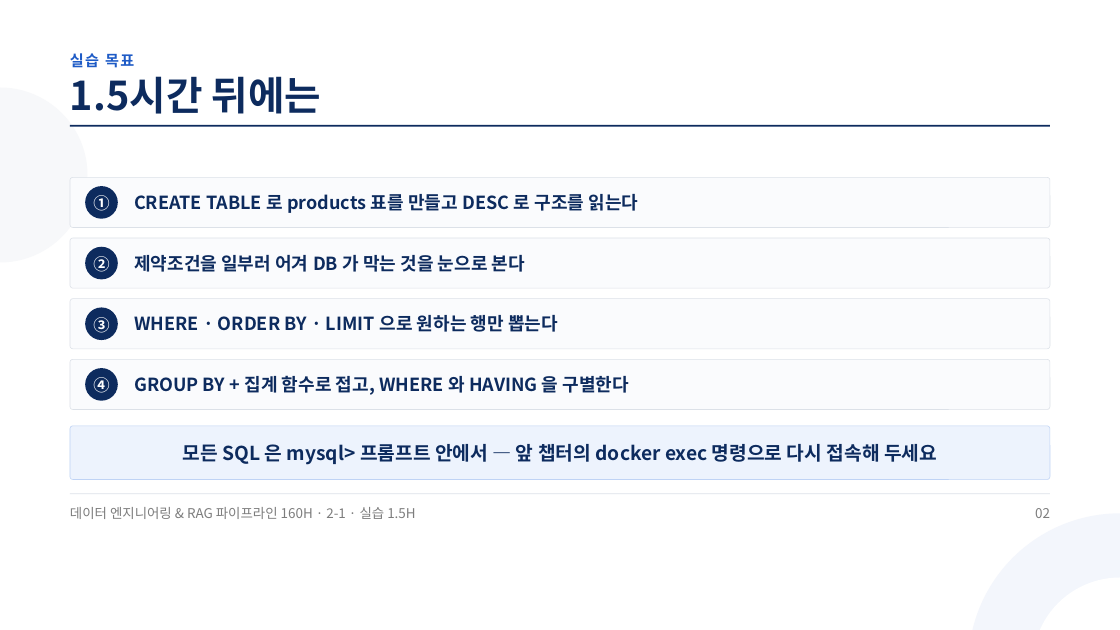
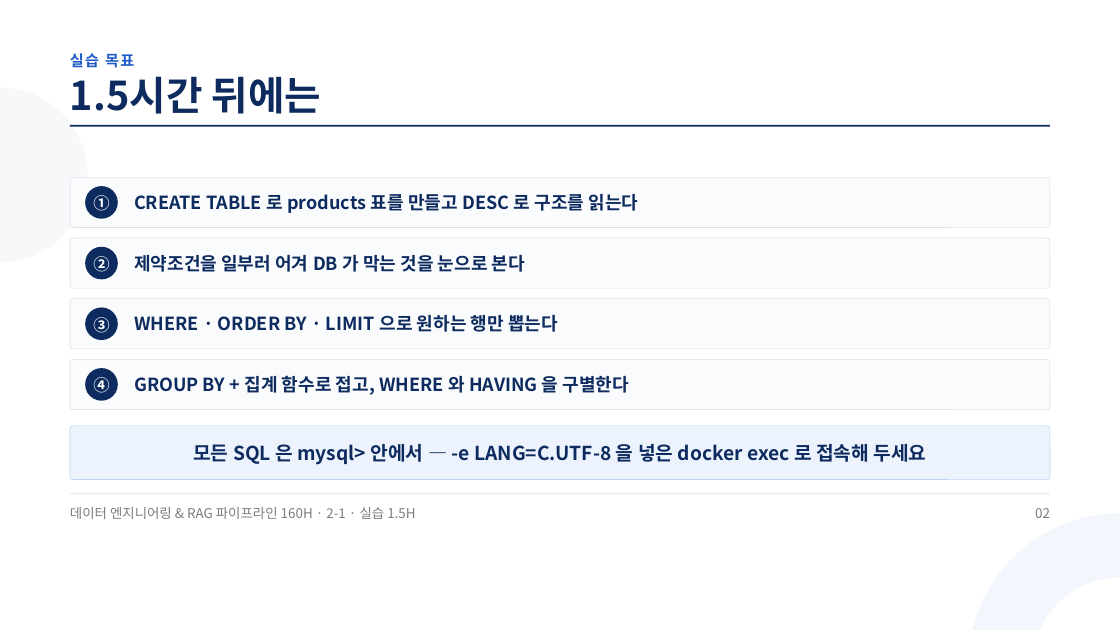
Before and after one commit to aebonlee/materials, a slide deck: slide 2 of data-eng/decks/w2d1s3.pptx. Drawn at 1120x630 pixels with LibreOffice and Linux fonts; fonts in the diff are those of the drawing. Boxes give left, top, right and bottom in pixels: in the first picture for what was removed or moved away, otherwise in the second. Text is boxed around its words. In the diff, an @@ line names an element or a change of style, - is before the commit and + after.

```diff
--- a/data-eng/decks/w2d1s3.pptx
+++ b/data-eng/decks/w2d1s3.pptx
@@ text at bbox=[193, 444, 927, 465]: text changed @@
-모든 SQL 은 mysql> 프롬프트 안에서 — 앞 챕터의 docker exec 명령으로 다시 접속해 두세요
+모든 SQL 은 mysql> 안에서 — -e LANG=C.UTF-8 을 넣은 docker exec 로 접속해 두세요
```
Also in this commit, not shown: 5 other slides changed, 9 other files.
